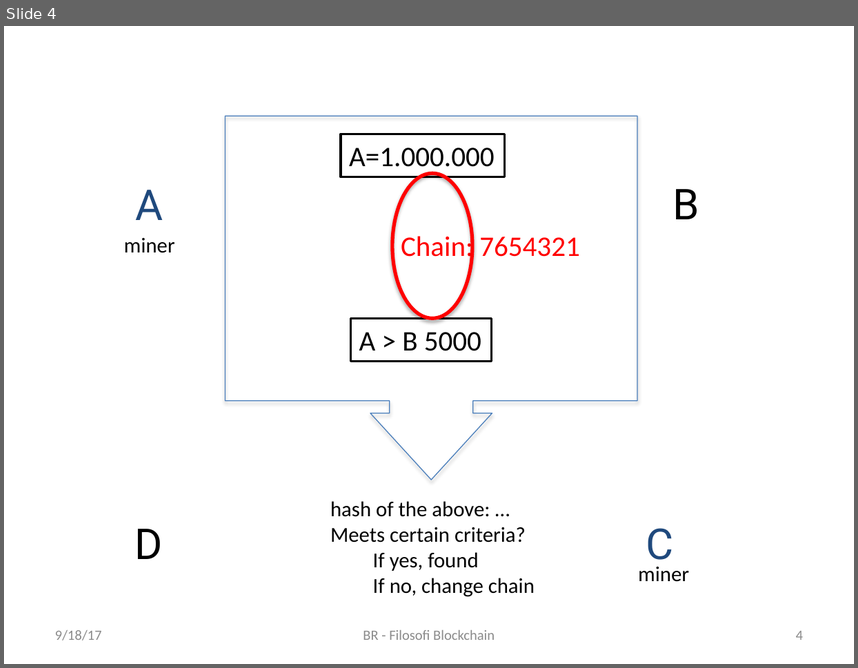
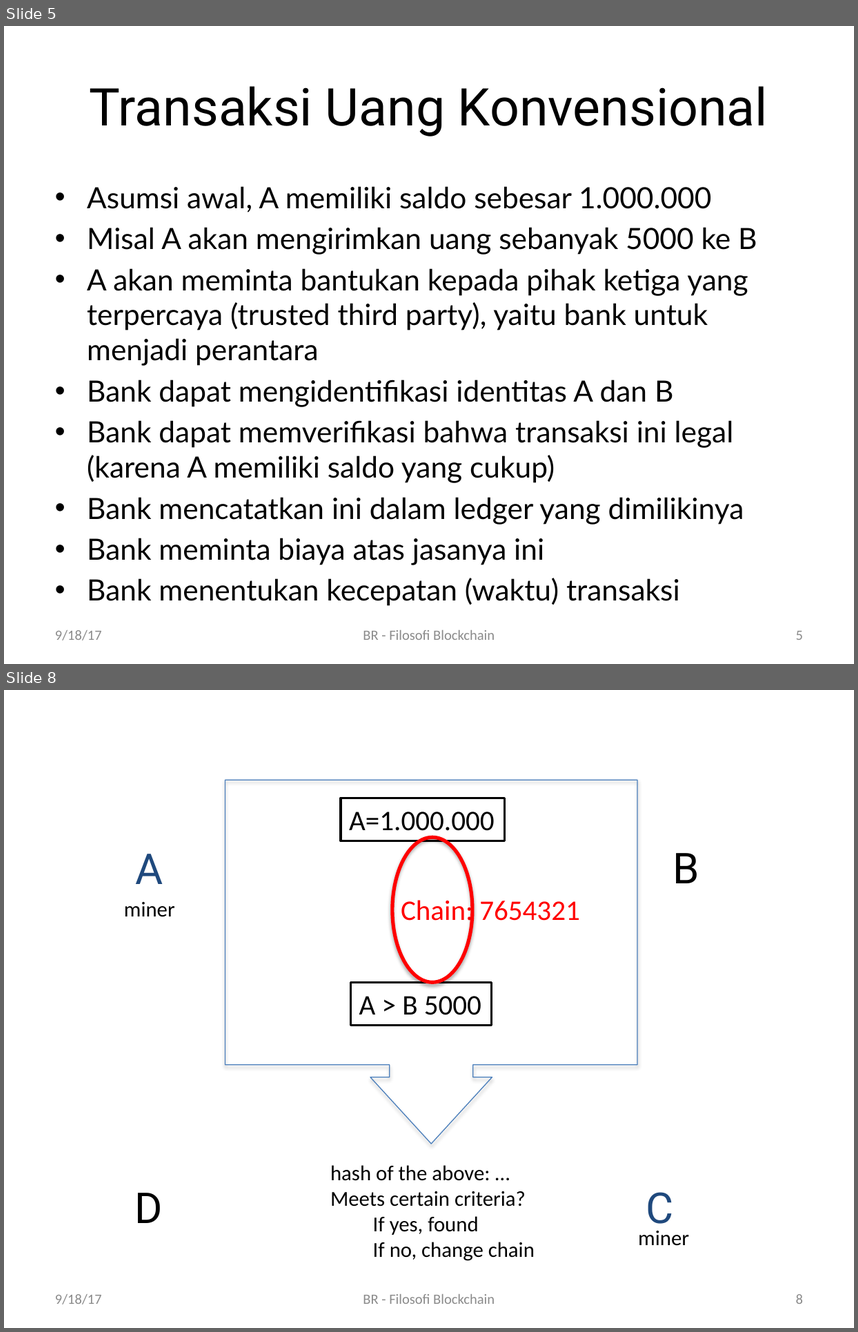
Before and after one commit to rahard/blockchain, a slide deck: filosofi blockchain.pptx. Shown one above the other, each under a label of ours: slide 4 before the commit, slides 5 and 8 after it; the slides between them are not shown. The pictures are 858x668 and 858x1332 pixels, drawn with LibreOffice and Linux fonts; fonts in the diff are those of the drawing. Boxes give left, top, right and bottom in pixels: in the first picture for what was removed or moved away, otherwise in the second. Text is boxed around its words. In the diff, an @@ line names an element or a change of style, - is before the commit and + after.

```diff
--- a/filosofi blockchain.pptx
+++ b/filosofi blockchain.pptx
@@ slide 5 added at (4,26,854,664), background #FFFFFF @@
@@ title added at (90,86,768,136), 44 pt, text #000000 @@
+Transaksi Uang Konvensional
@@ text added at (87,186,757,606), 24.8 pt, text #000000 @@
+• Asumsi awal, A memiliki saldo sebesar 1.000.000
+• Misal A akan mengirimkan uang sebanyak 5000 ke B
+• A akan meminta bantukan kepada pihak ketiga yang terpercaya (trusted third party), yaitu bank untuk menjadi perantara
+• Bank dapat mengidentifikasi identitas A dan B
+• Bank dapat memverifikasi bahwa transaksi ini legal (karena A memiliki saldo yang cukup)
+• Bank mencatatkan ini dalam ledger yang dimilikinya
+• Bank meminta biaya atas jasanya ini
+• Bank menentukan kecepatan (waktu) transaksi
@@ text added at (55,630,102,640), 12 pt, text #8C8C8C @@
+9/18/17
@@ text added at (363,630,495,639), 12 pt, text #8C8C8C @@
+BR - Filosofi Blockchain
@@ page number added at (796,630,803,639), 12 pt, text #8C8C8C @@
+5
@@ what was slide 4 is now slide 8 @@
@@ page number at (796,1294,803,1303): text changed @@
-4
+8
```
Also in this commit, not shown: 4 other slides added, 2 other files.
